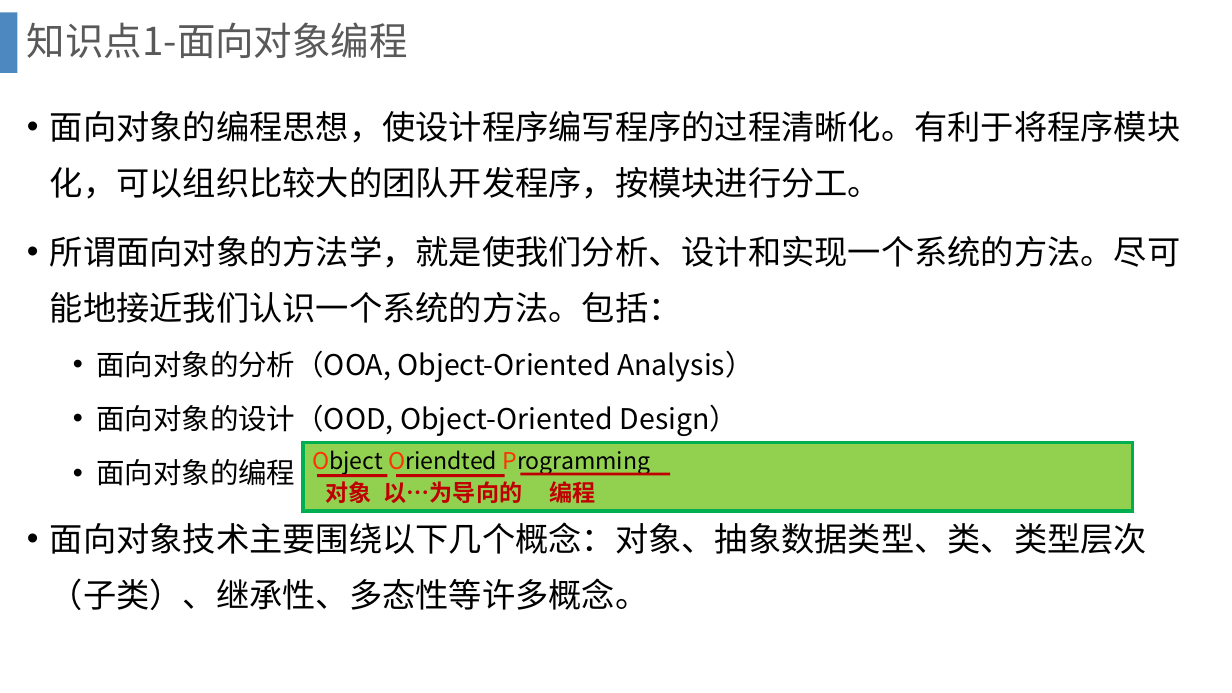
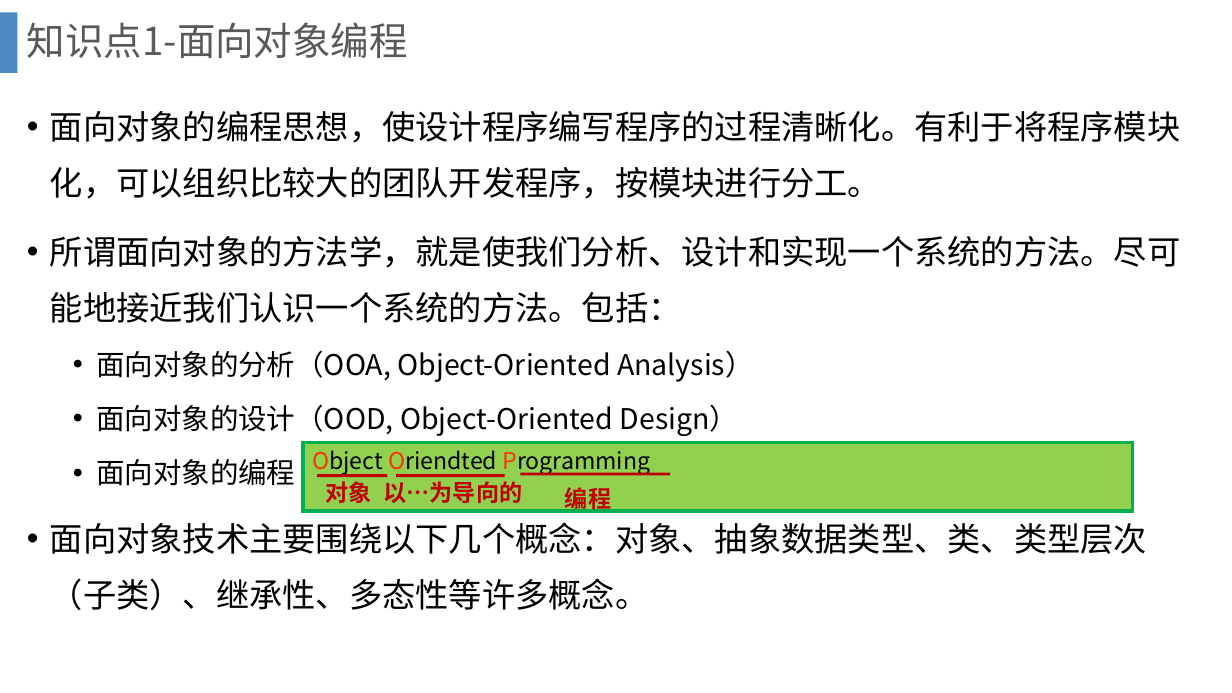
Before and after one commit to gcl-ant/study, a slide deck: slide 8 of gcl/教案/JavaPPT/JavaPPT/4.pptx. Drawn at 1232x693 pixels with LibreOffice and Linux fonts; fonts in the diff are those of the drawing; background and template pictures are left out. Boxes give left, top, right and bottom in pixels: in the first picture for what was removed or moved away, otherwise in the second. Text is boxed around its words. In the diff, an @@ line names an element or a change of style, - is before the commit and + after.

```diff
--- a/gcl/教案/JavaPPT/JavaPPT/4.pptx
+++ b/gcl/教案/JavaPPT/JavaPPT/4.pptx
@@ text "编程": place and size @@
-text "编程" at (550,478,596,507)
+text "编程" at (565,483,611,512)
```
Also in this commit, not shown: 6 other slides changed, 9 other files.
